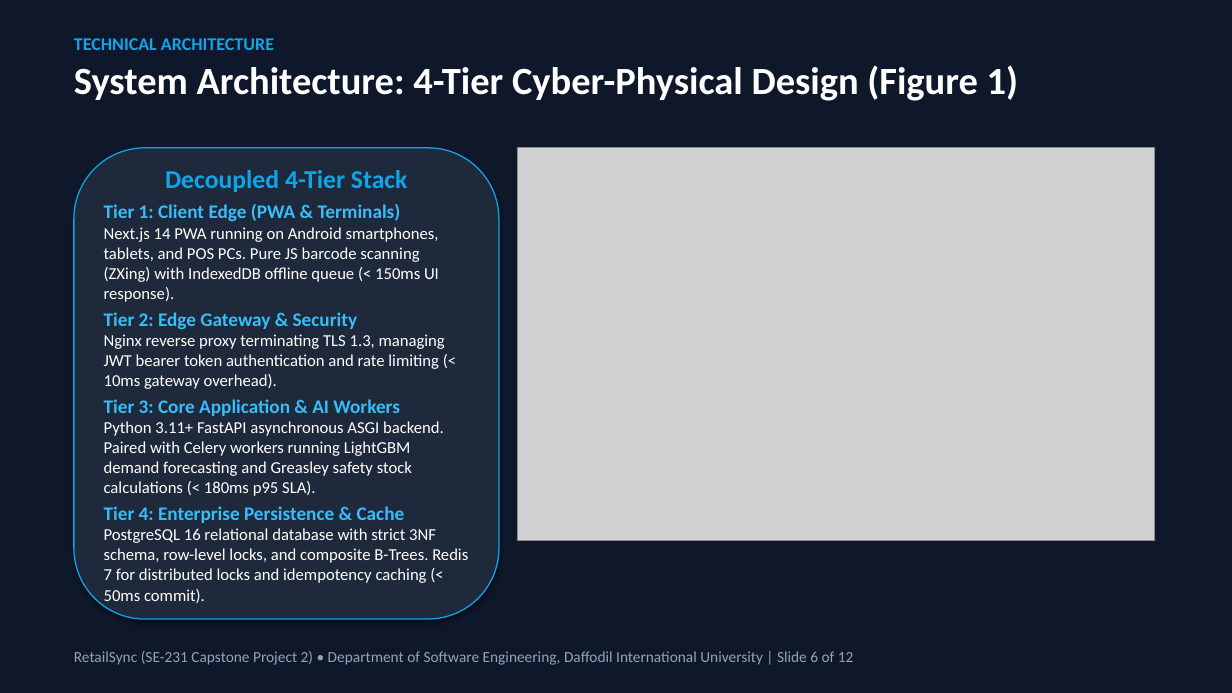
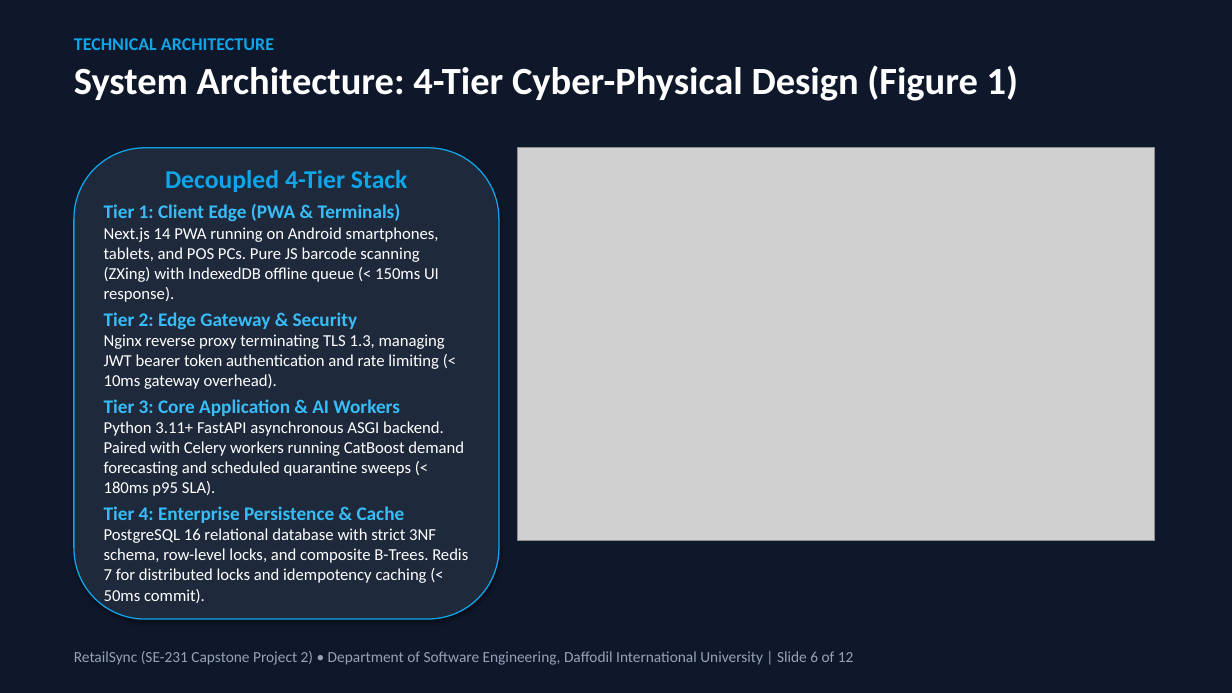
Before and after one commit to Likhon545466/retailsync, a slide deck: slide 6 of proposal/RetailSync_Capstone_Proposal_Defense_Deck.pptx. Drawn at 1232x693 pixels with LibreOffice and Linux fonts; fonts in the diff are those of the drawing; grey boxes stand for pictures. Boxes give left, top, right and bottom in pixels: in the first picture for what was removed or moved away, otherwise in the second. Text is boxed around its words. In the diff, an @@ line names an element or a change of style, - is before the commit and + after.

Commit message:
fix(defense-sync): synchronize presentation slides, pptx, docx, and showcase with CatBoost and SKIP LOCKED

```diff
--- a/proposal/RetailSync_Capstone_Proposal_Defense_Deck.pptx
+++ b/proposal/RetailSync_Capstone_Proposal_Defense_Deck.pptx
@@ rounded rectangle "Decoupled 4-Tier Stack" at (x1=74, y1=148, x2=499, y2=619): proportions changed @@
@@ text in rounded rectangle at (x1=104, y1=421, x2=464, y2=496): text changed @@
-Python 3.11+ FastAPI asynchronous ASGI backend. Paired with Celery workers running LightGBM demand forecasting and Greasley safety stock calculations (< 180ms p95 SLA).
+Python 3.11+ FastAPI asynchronous ASGI backend. Paired with Celery workers running CatBoost demand forecasting and scheduled quarantine sweeps (< 180ms p95 SLA).
```
Also in this commit, not shown: 11 other slides changed, 6 other files.
